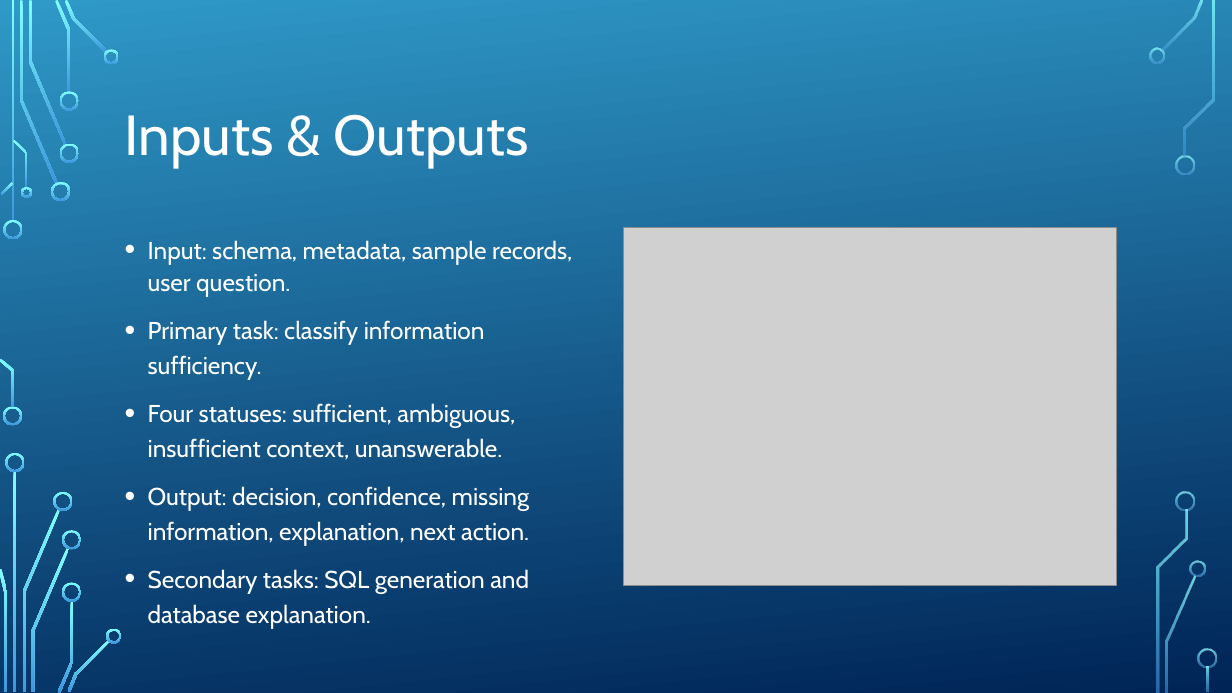
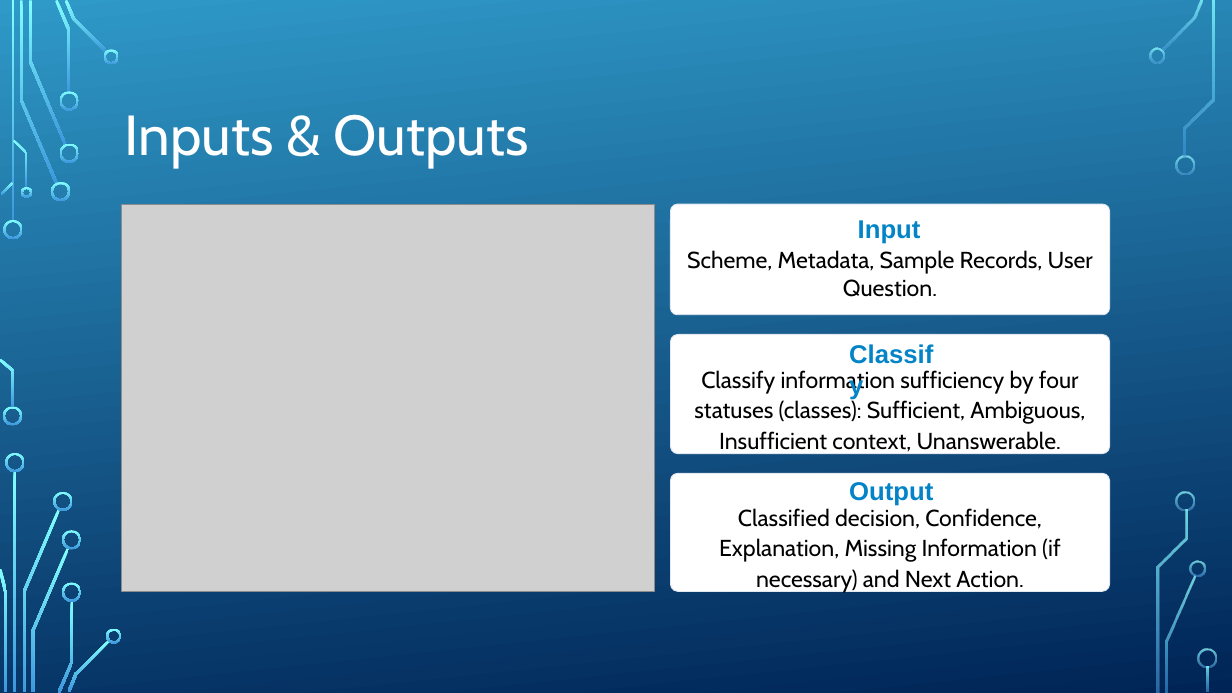
Before and after one commit to ofirbuch-minervaxr/information-sufficiency-unfamiliar-databases, a slide deck: slide 3 of Slides/Information Sufficiency in Unfamiliar Databases.pptx. Drawn at 1232x693 pixels with LibreOffice and Linux fonts; fonts in the diff are those of the drawing; grey boxes stand for pictures; background and template pictures are left out. Boxes give left, top, right and bottom in pixels: in the first picture for what was removed or moved away, otherwise in the second. Text is boxed around its words. In the diff, an @@ line names an element or a change of style, - is before the commit and + after.

```diff
--- a/Slides/Information Sufficiency in Unfamiliar Databases.pptx
+++ b/Slides/Information Sufficiency in Unfamiliar Databases.pptx
@@ picture resized from (x1=624, y1=227, x2=1116, y2=585) to (x1=122, y1=204, x2=655, y2=592) @@
@@ rounded rectangle added at (x1=671, y1=204, x2=1110, y2=315), fill #FFFFFF, outline #E2E8F0 0.75 pt, 18 pt, text #000000 @@
+Scheme, Metadata, Sample Records, User Question.
@@ text added at (x1=858, y1=220, x2=921, y2=244), 20 pt, text #0284C7, bold @@
+Input
@@ text removed at (x1=148, y1=240, x2=572, y2=594) @@
-• Input: schema, metadata, sample records, user question.
-• Primary task: classify information sufficiency.
-• Four statuses: sufficient, ambiguous, insufficient context, unanswerable.
-• Output: decision, confidence, missing information, explanation, next action.
-• Secondary tasks: SQL generation and database explanation.
@@ rounded rectangle added at (x1=671, y1=335, x2=1110, y2=454), fill #FFFFFF, outline #E2E8F0 0.75 pt, 18 pt, text #000000 @@
+Classify information sufficiency by four statuses (classes): Sufficient, Ambiguous, Insufficient context, Unanswerable.
@@ text added at (x1=849, y1=338, x2=944, y2=370), 20 pt, text #0284C7, bold @@
+Classify
@@ rounded rectangle added at (x1=671, y1=473, x2=1110, y2=592), fill #FFFFFF, outline #E2E8F0 0.75 pt, 18 pt, text #000000 @@
+Classified decision, Confidence, Explanation, Missing Information (if necessary) and Next Action.
@@ text added at (x1=849, y1=482, x2=933, y2=506), 20 pt, text #0284C7, bold @@
+Output
```
Also in this commit, not shown: 6 other slides changed, 2 slides added, 1 other file.
